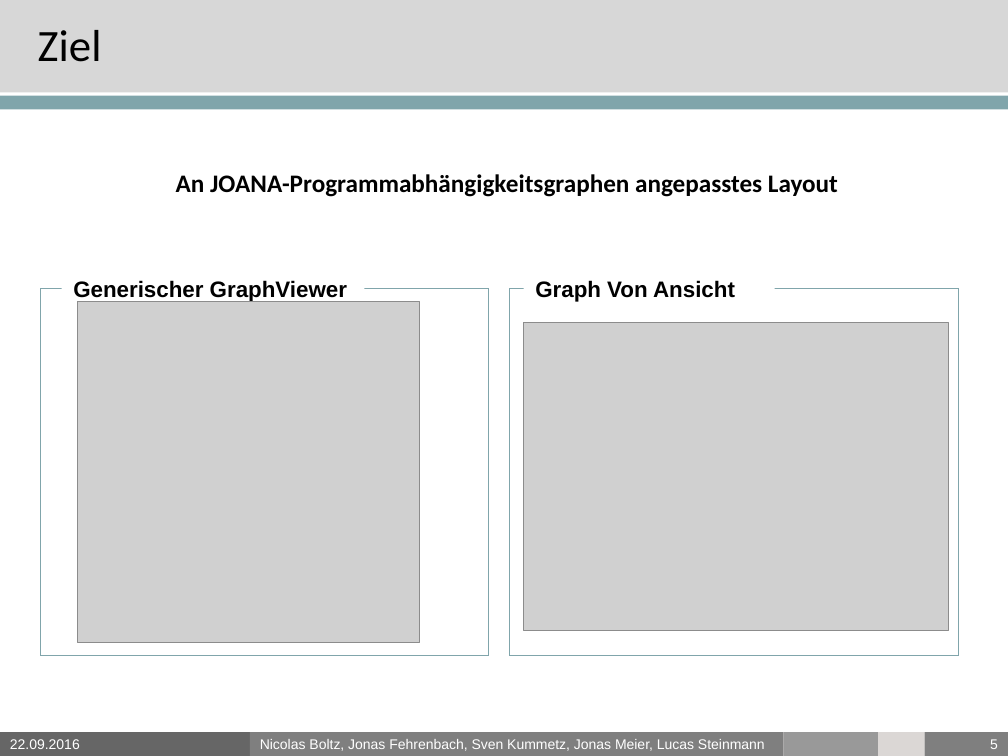
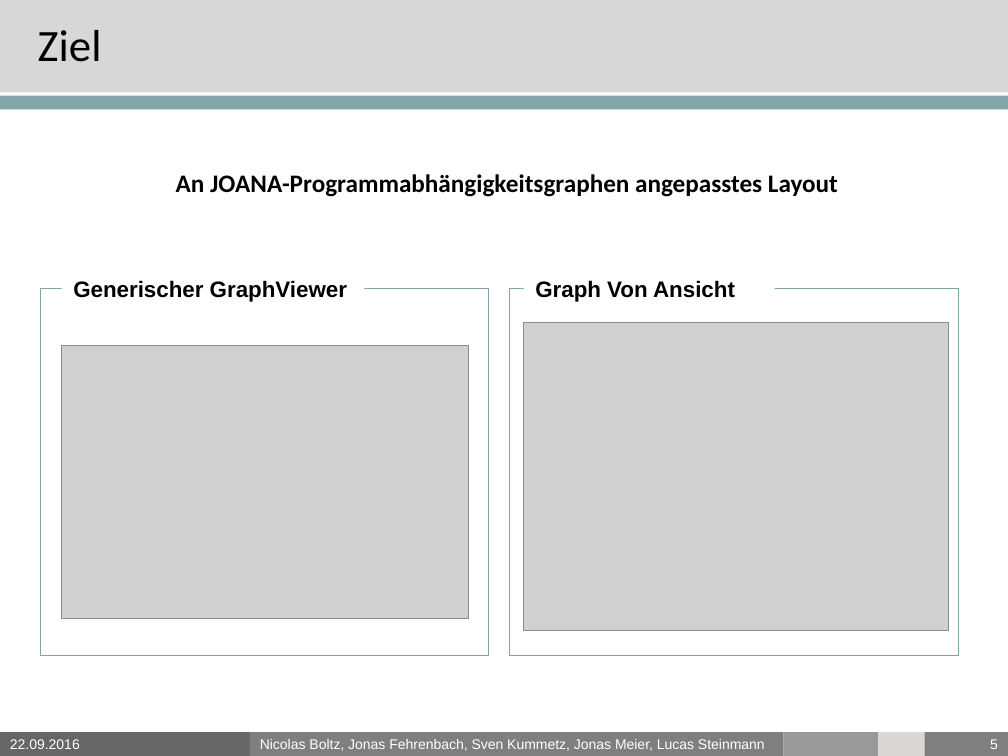
Before and after one commit to PSEProgrammgraphen/PSEDokumente, a slide deck: slide 5 of final/presentation.pptx. Drawn at 1008x756 pixels with LibreOffice and Linux fonts; fonts in the diff are those of the drawing; grey boxes stand for pictures; background and template pictures are left out. Boxes give left, top, right and bottom in pixels: in the first picture for what was removed or moved away, otherwise in the second. Text is boxed around its words. In the diff, an @@ line names an element or a change of style, - is before the commit and + after.

Commit message:
final presentation

```diff
--- a/final/presentation.pptx
+++ b/final/presentation.pptx
@@ text "Generischer GraphViewer" rewrapped from bbox=[61, 271, 364, 305] to bbox=[73, 280, 347, 302] @@
@@ picture: place and size @@
-picture at bbox=[78, 301, 419, 642]
+picture at bbox=[61, 346, 468, 619]
```
Also in this commit, not shown: 2 other files.
